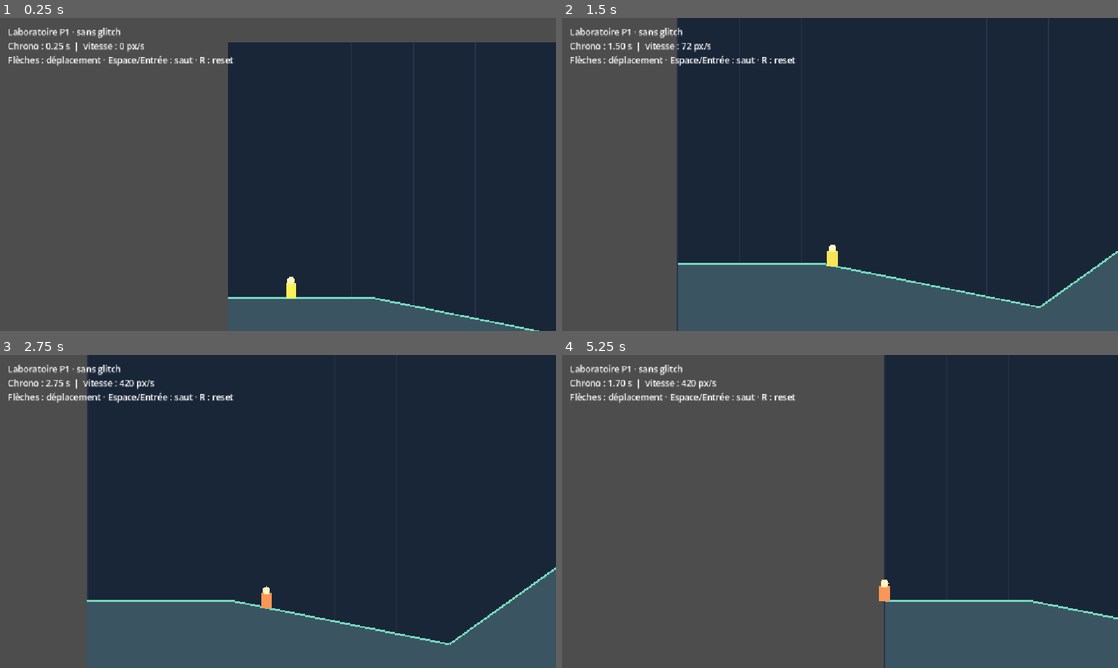
Above: before the commit, frames 1-4 (two rows, left to right).
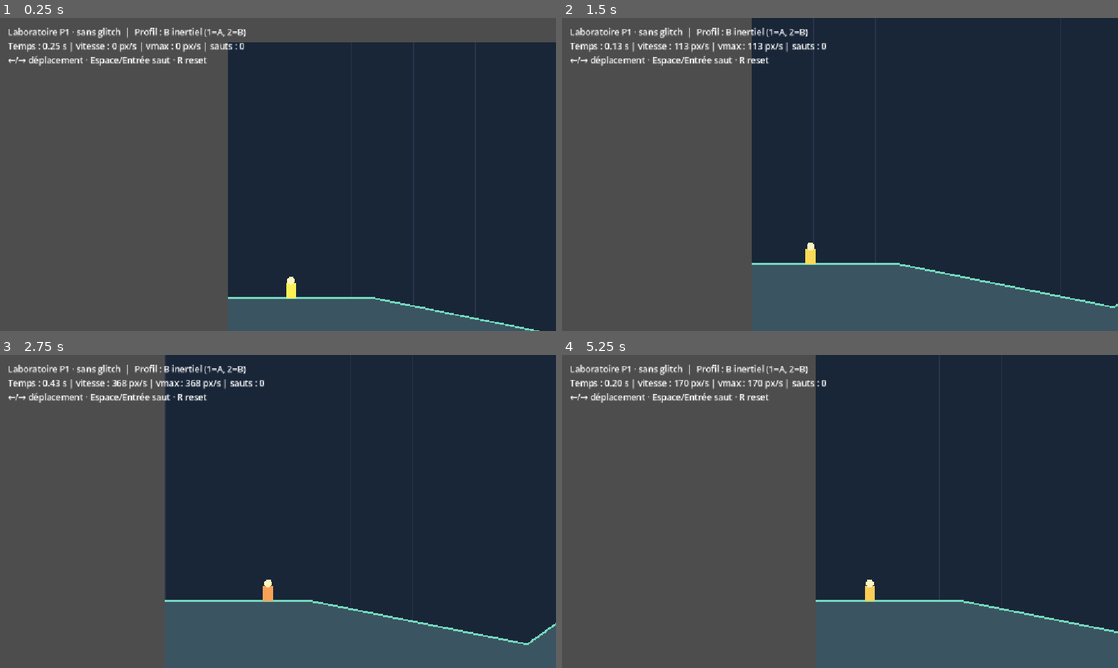
Above: after the commit, the same moments.

Repository: goldaj/glitch_runner
Game: Godot game, scene res://scenes/prototype.tscn
The game is run twice, just before and just after one commit, with the same random seed, the same clock (stepped at 60 frames per second) and the same inputs.
Inputs:
- Up to frame 1 (0.25 s): no input
- Up to frame 2 (1.5 s): tap Enter (ui_accept) at 0.5, 0.77 s; hold Right (ui_right) 0.53-1.28 s; hold 1 0.53-1.28 s; tap 2 at 0.8, 1.35 s; hold Left (ui_left) from 1.28 s (still down)
- Up to frame 3 (2.75 s): tap Enter (ui_accept) at 1.52 s; tap 1 at 1.55 s; release Left (ui_left) at 2.03 s; hold Right (ui_right) from 2.03 s (still down); hold 1 from 2.03 s (still down); tap 2 at 2.3 s
- Up to frame 4 (5.25 s): release 1 at 2.78 s; tap 2 at 2.85, 3.8 s; tap Enter (ui_accept) at 3.02, 3.77, 4.52 s; tap 1 at 3.05, 4.35 s; release Right (ui_right) at 3.53 s; hold R 3.53-4.28 s; hold Left (ui_left) from 3.53 s (still down); hold 2 from 5.03 s (still down)

The runs differ from the first frame. In frame 1, 1.4% of the frame differs, in the area x 1-45%, y 3-16%; in frame 2, 15%; in frame 3, 16%, in the area x 1-100%, y 0-93%; in frame 4, 12%.

Commit message:
feat: add controlled A/B movement profiles and H1 playtest protocol

Diff:
--- a/scripts/movement_model.gd
+++ b/scripts/movement_model.gd
@@ -15,6 +15,11 @@
 var ground_speed: float = 0.0
 var air_velocity: Vector2 = Vector2.ZERO
 var grounded: bool = true
+var responsive_profile: bool = false
+
+func set_responsive_profile(is_responsive: bool) -> void:
+	responsive_profile = is_responsive
+	reset()
 
 func _init() -> void:
 	reset()
@@ -32,13 +37,13 @@
 	if grounded:
 		var slope: float = Course.slope_at(feet.x)
 		if absf(axis) > 0.05:
-			var force: float = GROUND_ACCEL
+			var force: float = GROUND_ACCEL * (2.0 if responsive_profile else 1.0)
 			if ground_speed * axis < 0.0:
-				force = GROUND_BRAKE
+				force = GROUND_BRAKE * (1.5 if responsive_profile else 1.0)
 			ground_speed += axis * force * dt
 		else:
-			ground_speed = move_toward(ground_speed, 0.0, ROLL_FRICTION * dt)
-		ground_speed += SLOPE_FORCE * slope / sqrt(1.0 + slope * slope) * dt
+			ground_speed = move_toward(ground_speed, 0.0, ROLL_FRICTION * (3.0 if responsive_profile else 1.0) * dt)
+		ground_speed += SLOPE_FORCE * (0.4 if responsive_profile else 1.0) * slope / sqrt(1.0 + slope * slope) * dt
 		ground_speed = clampf(ground_speed, -GROUND_SPEED_CAP, GROUND_SPEED_CAP)
 		if jump_pressed:
 			grounded = false
--- a/scripts/prototype.gd
+++ b/scripts/prototype.gd
@@ -8,6 +8,10 @@
 var ticks: int = 0
 var finished: bool = false
 var reset_held: bool = false
+var profile_one_held: bool = false
+var profile_two_held: bool = false
+var jumps: int = 0
+var max_run_speed: float = 0.0
 var follow_camera: Camera2D
 var hud: Label
 
@@ -24,18 +28,31 @@
 	_update_hud()
 
 func _physics_process(delta: float) -> void:
+	var profile_one: bool = Input.is_key_pressed(KEY_1)
+	var profile_two: bool = Input.is_key_pressed(KEY_2)
+	if profile_one and not profile_one_held:
+		_select_profile(true)
+	if profile_two and not profile_two_held:
+		_select_profile(false)
+	profile_one_held = profile_one
+	profile_two_held = profile_two
 	var is_reset: bool = Input.is_key_pressed(KEY_R)
 	if is_reset and not reset_held:
 		runner.reset()
 		ticks = 0
 		finished = false
+		jumps = 0
+		max_run_speed = 0.0
 	reset_held = is_reset
 
 	if not finished:
 		var axis: float = Input.get_axis("ui_left", "ui_right")
 		var jump_down: bool = Input.is_action_just_pressed("ui_accept")
 		var jump_held: bool = Input.is_action_pressed("ui_accept")
+		if jump_down and runner.grounded:
+			jumps += 1
 		runner.step(axis, jump_down, jump_held, delta)
+		max_run_speed = maxf(max_run_speed, runner.speed())
 		ticks += 1
 		if runner.feet.x >= FINISH_X:
 			finished = true
@@ -46,10 +63,18 @@
 	_update_hud()
 	queue_redraw()
 
+func _select_profile(is_responsive: bool) -> void:
+	runner.set_responsive_profile(is_responsive)
+	ticks = 0
+	finished = false
+	jumps = 0
+	max_run_speed = 0.0
+
 func _update_hud() -> void:
 	var seconds: float = float(ticks) / 60.0
 	var status: String = "ARRIVÉE (R pour recommencer)" if finished else "Laboratoire P1 · sans glitch"
-	hud.text = "%s\nChrono : %.2f s  |  vitesse : %.0f px/s\nFlèches : déplacement · Espace/Entrée : saut · R : reset" % [status, seconds, runner.speed()]
+	var label: String = "A réactif" if runner.responsive_profile else "B inertiel"
+	hud.text = "%s  |  Profil : %s (1=A, 2=B)\nTemps : %.2f s | vitesse : %.0f px/s | vmax : %.0f px/s | sauts : %d\n←/→ déplacement · Espace/Entrée saut · R reset" % [status, label, seconds, runner.speed(), max_run_speed, jumps]
 
 func _draw() -> void:
 	draw_rect(Rect2(0.0, 0.0, Course.END_X, 820.0), Color(0.10, 0.15, 0.22), true)
--- a/tests/test_movement.gd
+++ b/tests/test_movement.gd
@@ -4,11 +4,13 @@
 const Model = preload("res://scripts/movement_model.gd")
 const DT: float = 1.0 / 60.0
 var failures: Array[String] = []
+var checks: int = 0
 
 func _initialize() -> void:
 	call_deferred("_run_tests")
 
 func _check(condition: bool, reason: String) -> void:
+	checks += 1
 	if not condition:
 		failures.append(reason)
 
@@ -56,8 +58,21 @@
 	runner.reset()
 	_check(is_equal_approx(runner.ground_speed, 0.0), "reset clears speed")
 	_check(is_equal_approx(runner.feet.x, 130.0), "reset restores spawn")
+	var inertial = Model.new()
+	var reactive = Model.new()
+	reactive.set_responsive_profile(true)
+	for i in range(60):
+		inertial.step(1.0, false, false, DT)
+		reactive.step(1.0, false, false, DT)
+	for i in range(8):
+		inertial.step(0.0, false, false, DT)
+		reactive.step(0.0, false, false, DT)
+	_check(reactive.responsive_profile, "A responsive mode is active")
+	_check(reactive.ground_speed < inertial.ground_speed, "A loses speed faster than B")
+	reactive.set_responsive_profile(false)
+	_check(not reactive.responsive_profile and reactive.feet.x == 130.0, "profile change resets trial")
 	if failures.is_empty():
-		print("PASS movement_lab: 10 invariants")
+		print("PASS movement_lab: %d invariants" % checks)
 		quit(0)
 	else:
 		for failure in failures:
Not shown, changed: README.md
Not shown, changed: docs/CHATGPT_PROJECT_HISTORY.md
Not shown, changed: docs/CODEX_HANDOFF.md
Not shown, added: docs/PLAYTEST_H1.md
Not shown, changed: docs/ROADMAP.md
